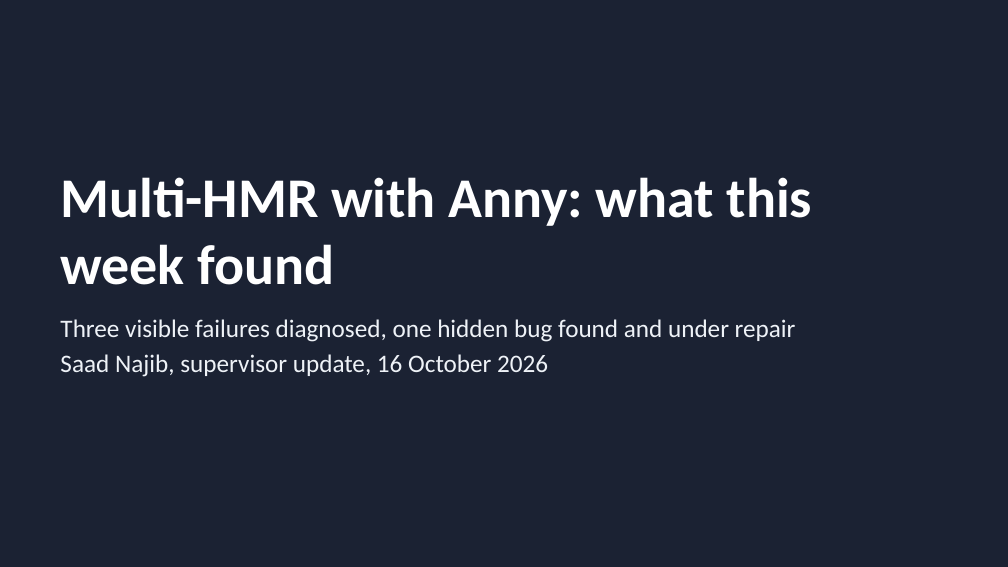
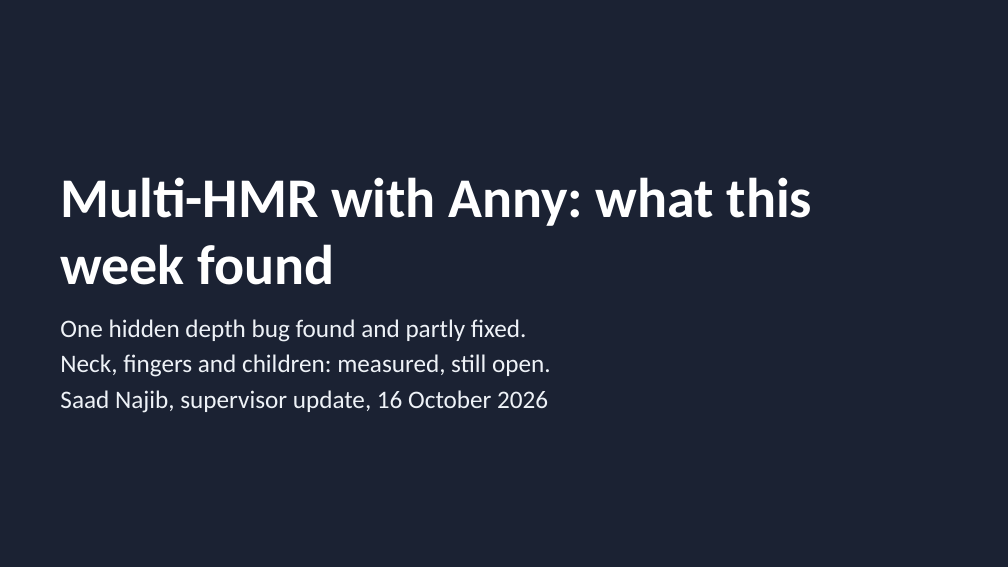
Before and after one commit to saadnajib/Multi-Person-Whole-Body-Human-Mesh-Recovery-in-a-Single-Shot-with-Annyone-dataset-and-3dpw-dataset, a slide deck: slide 1 of docs/supervisor_update_2026-10-16.pptx. Drawn at 1008x567 pixels with LibreOffice and Linux fonts; fonts in the diff are those of the drawing. Boxes give left, top, right and bottom in pixels: in the first picture for what was removed or moved away, otherwise in the second. Text is boxed around its words. In the diff, an @@ line names an element or a change of style, - is before the commit and + after.

```diff
--- a/docs/supervisor_update_2026-10-16.pptx
+++ b/docs/supervisor_update_2026-10-16.pptx
@@ text at <box>60,319,551,377</box>: text changed @@
-Three visible failures diagnosed, one hidden bug found and under repair
+One hidden depth bug found and partly fixed.
+Neck, fingers and children: measured, still open.
```
Also in this commit, not shown: 7 other slides changed, 7 slides added, 4 slides removed, 3 other files.
